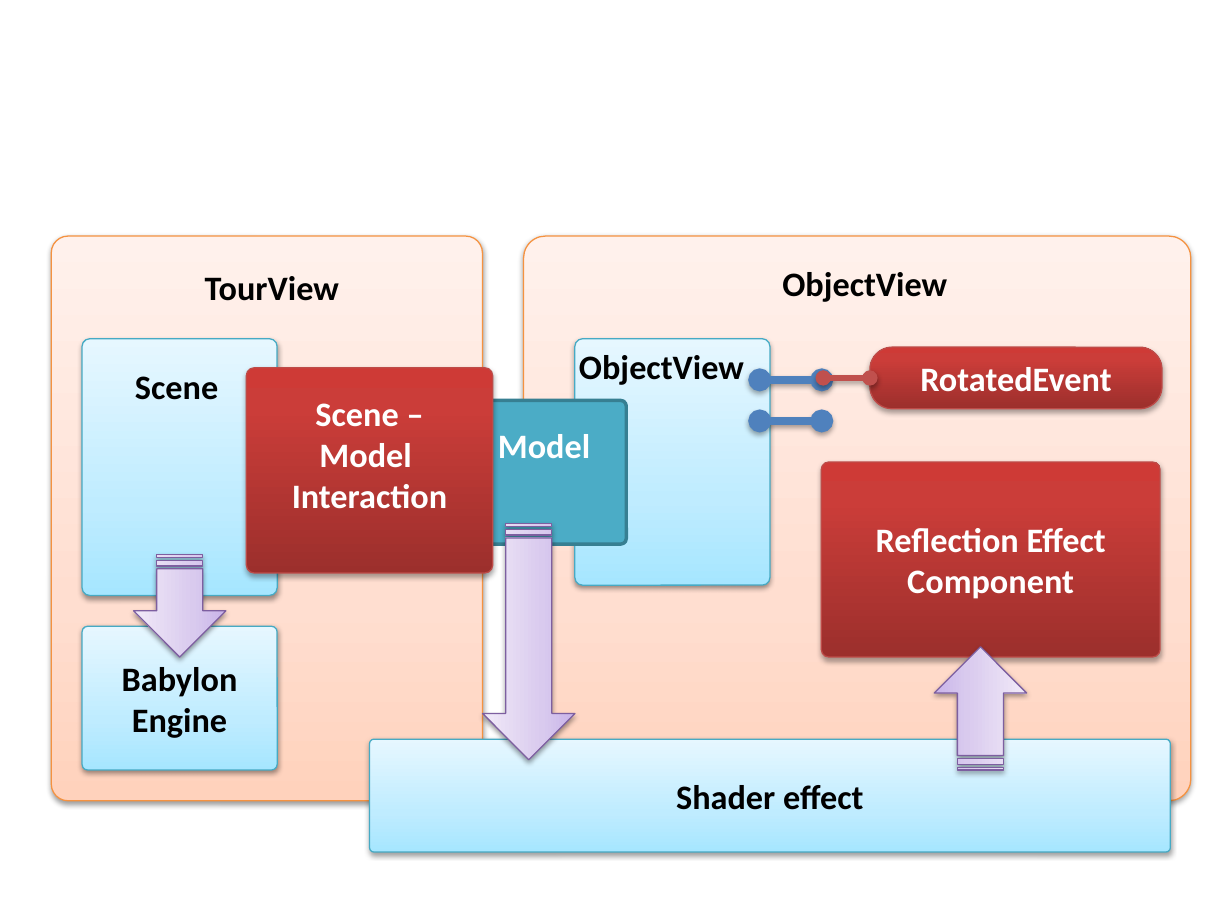
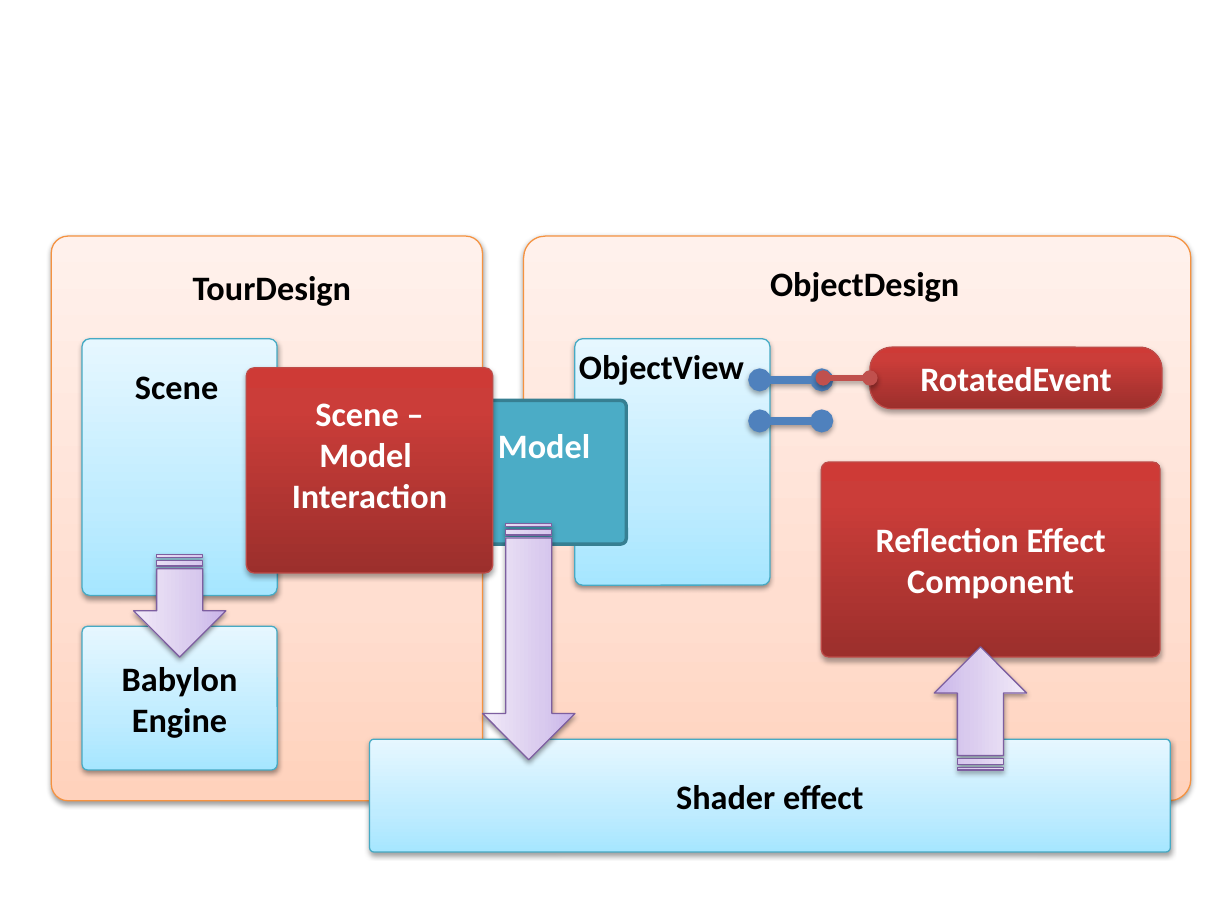
Before and after one commit to truongngoctuan/lv2007tm, a slide deck: slide 16 of Report/slide report.pptx. Drawn at 1232x924 pixels with LibreOffice and Linux fonts; fonts in the diff are those of the drawing. Boxes give left, top, right and bottom in pixels: in the first picture for what was removed or moved away, otherwise in the second. Text is boxed around its words. In the diff, an @@ line names an element or a change of style, - is before the commit and + after.

```diff
--- a/Report/slide report.pptx
+++ b/Report/slide report.pptx
@@ text at [193, 276, 352, 306]: text changed @@
-TourView
+TourDesign
@@ text at [770, 272, 959, 302]: text changed @@
-ObjectView
+ObjectDesign
```
Also in this commit, not shown: 1 other file.
